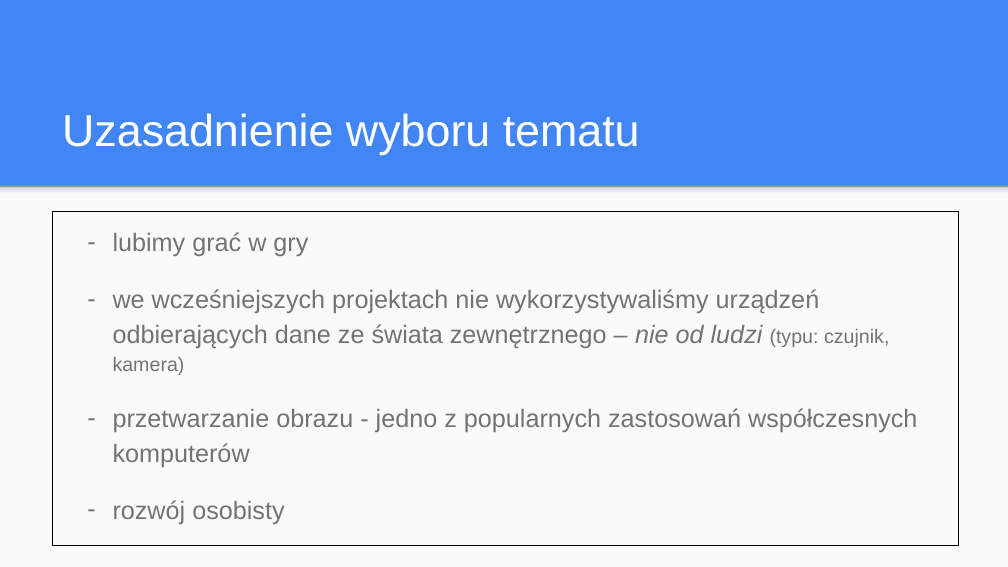
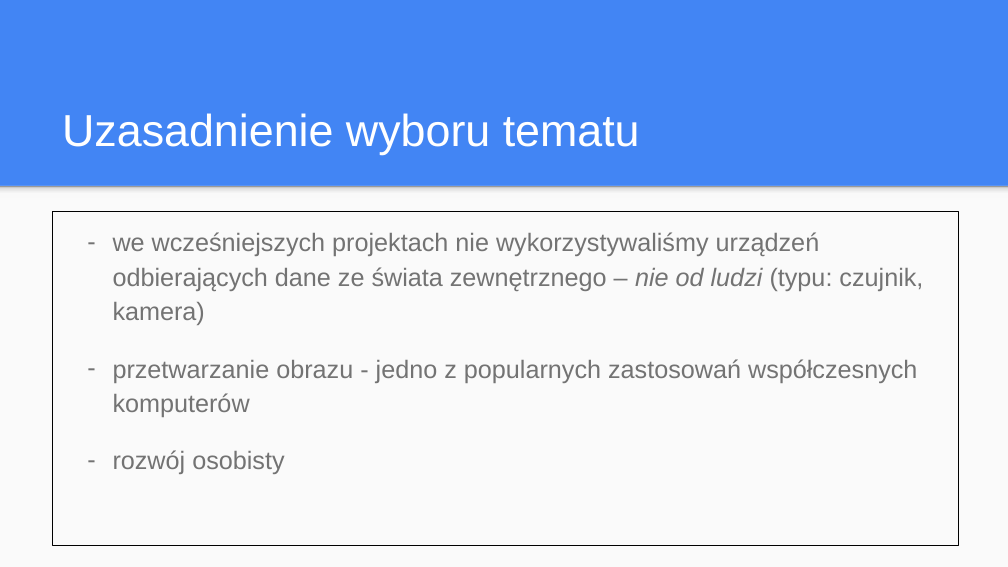
Before and after one commit to DominikDeveloper/CheckersProject, a slide deck: slide 3 of Presentations/Presentation 1.pptx. Drawn at 1008x567 pixels with LibreOffice and Linux fonts; fonts in the diff are those of the drawing. Boxes give left, top, right and bottom in pixels: in the first picture for what was removed or moved away, otherwise in the second. Text is boxed around its words. In the diff, an @@ line names an element or a change of style, - is before the commit and + after.

```diff
--- a/Presentations/Presentation 1.pptx
+++ b/Presentations/Presentation 1.pptx
@@ text at bbox=[113, 232, 308, 256]: paragraph removed @@
-– lubimy grać w gry
@@ text at bbox=[113, 232, 923, 325]: size 14 to 18 pt in "(typu: czujnik, kamera)" @@
```
Also in this commit, not shown: 1 other slide changed, 18 other files.
